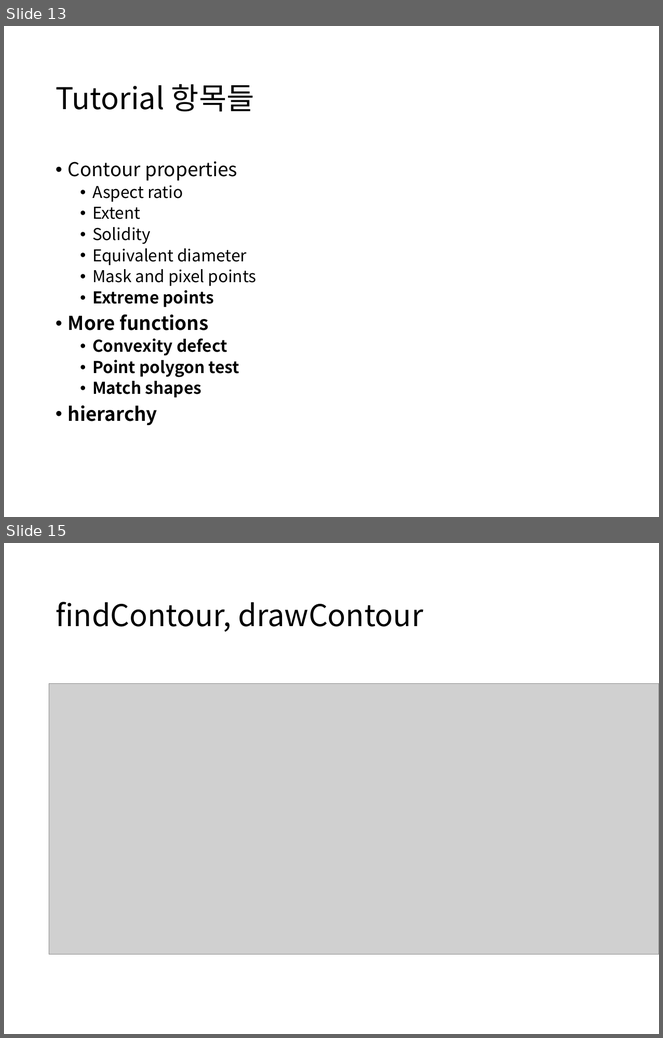
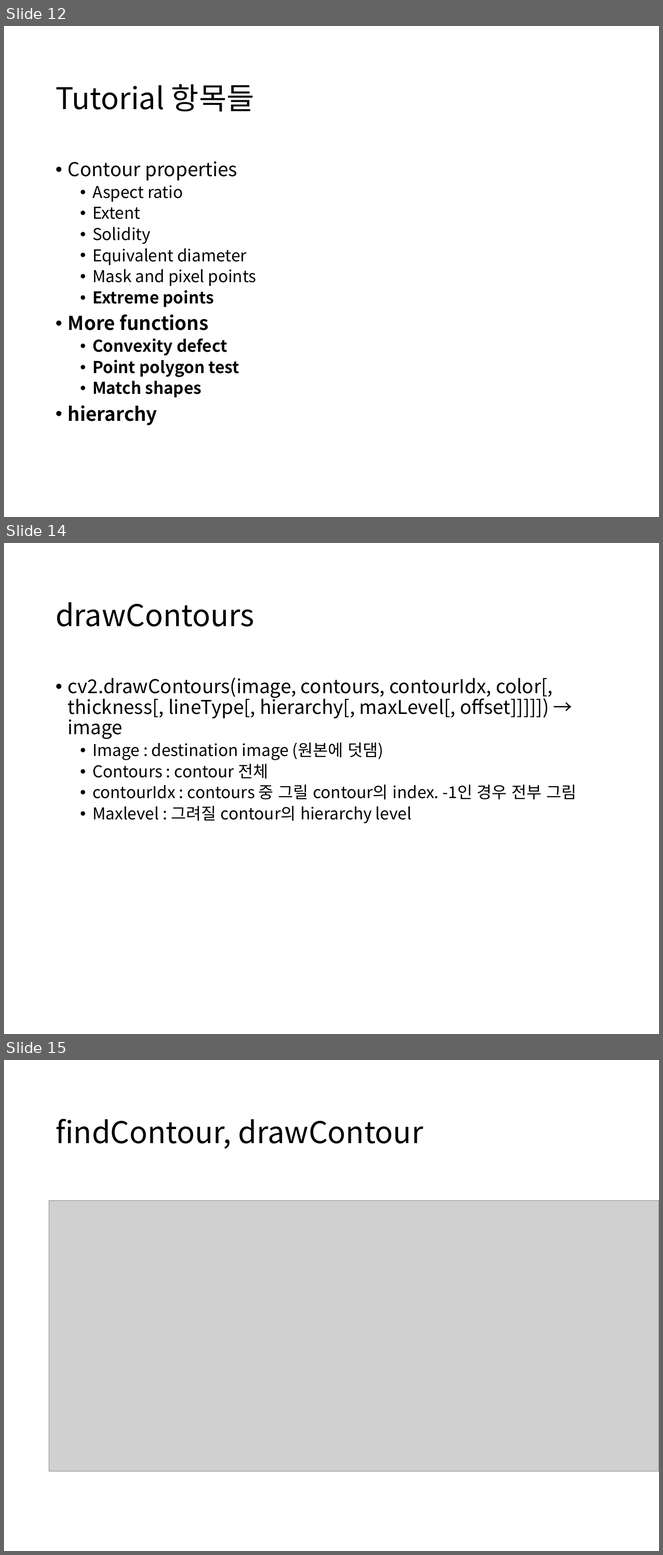
Before and after one commit to boy1089/MyProject, a slide deck: contour/contour 3.pptx. Shown one above the other, each under a label of ours: slides 13 and 15 before the commit, slides 12, 14 and 15 after it; the slides between them are not shown. The pictures are 663x1038 and 663x1555 pixels, drawn with LibreOffice and Linux fonts; fonts in the diff are those of the drawing; grey boxes stand for pictures. Boxes give left, top, right and bottom in pixels: in the first picture for what was removed or moved away, otherwise in the second. Text is boxed around its words. In the diff, an @@ line names an element or a change of style, - is before the commit and + after.

```diff
--- a/contour/contour 3.pptx
+++ b/contour/contour 3.pptx
@@ slide 14 added at <box>4,543,659,1034</box>, background #FFFFFF @@
@@ title added at <box>55,602,255,627</box>, 33 pt, text #000000 @@
+drawContours
@@ text added at <box>68,678,577,824</box>, 18 pt, text #000000 @@
+• cv2.drawContours(image, contours, contourIdx, color[, thickness[, lineType[, hierarchy[, maxLevel[, offset]]]]]) → image
+  • Image : destination image (원본에 덧댐)
+  • Contours : contour 전체
+  • contourIdx : contours 중 그릴 contour의 index. -1인 경우 전부 그림
+  • Maxlevel : 그려질 contour의 hierarchy level
@@ what was slide 13 is now slide 12 @@
```
Also in this commit, not shown: 4 slides changed, 2 other slides added, 3 slides removed.
